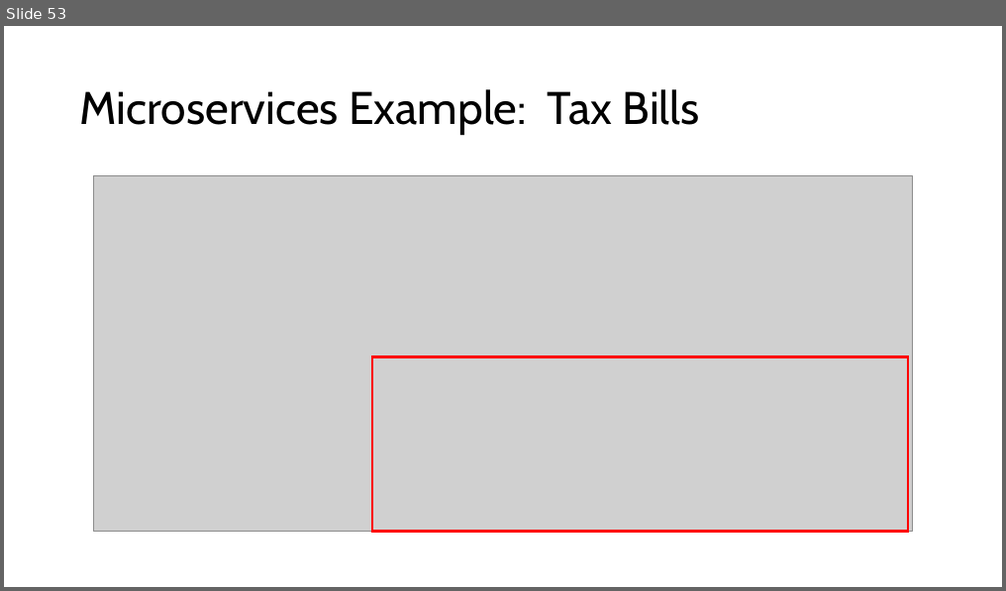
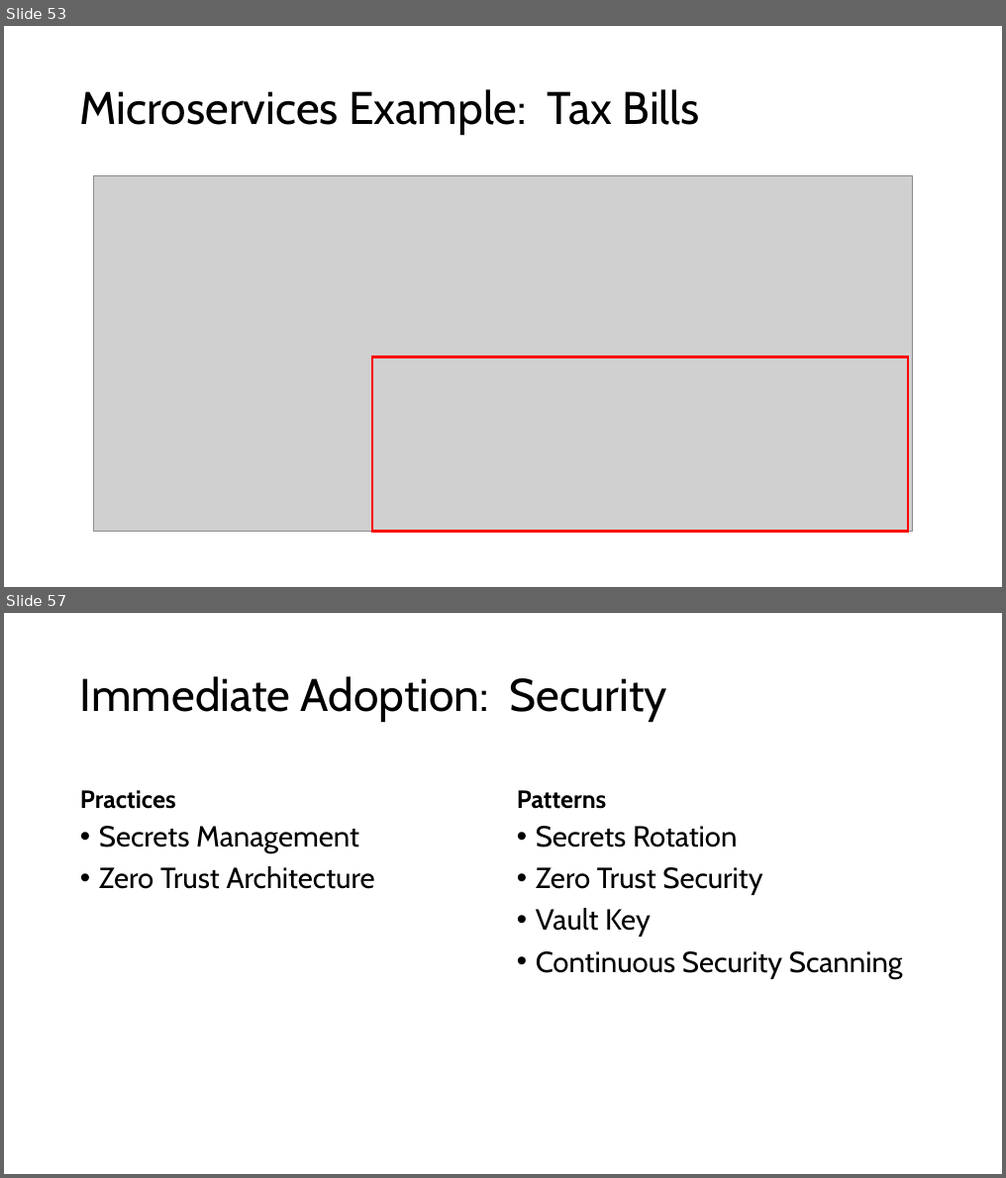
Before and after one commit to ericburcham/cloud-patterns-and-practices, a slide deck: Presentation.pptx. Shown one above the other, each under a label of ours: slide 53 before the commit, slides 53 and 57 after it; the slides between them are not shown. The pictures are 1006x591 and 1006x1178 pixels, drawn with LibreOffice and Linux fonts; fonts in the diff are those of the drawing; grey boxes stand for pictures. Boxes give left, top, right and bottom in pixels: in the first picture for what was removed or moved away, otherwise in the second. Text is boxed around its words. In the diff, an @@ line names an element or a change of style, - is before the commit and + after.

```diff
--- a/Presentation.pptx
+++ b/Presentation.pptx
@@ slide 57 added at (4, 613, 1002, 1174), background #FFFFFF @@
@@ title added at (80, 676, 667, 722), 44 pt, text #000000 @@
+Immediate Adoption: Security
@@ text added at (80, 790, 176, 809), 24 pt, text #000000, bold @@
+Practices
@@ text added at (517, 790, 607, 809), 24 pt, text #000000, bold @@
+Patterns
@@ text added at (99, 826, 375, 889), 28 pt, text #000000 @@
+• Secrets Management
+• Zero Trust Architecture
@@ text added at (536, 826, 903, 979), 28 pt, text #000000 @@
+• Secrets Rotation
+• Zero Trust Security
+• Vault Key
+• Continuous Security Scanning
```
Also in this commit, not shown: 2 slides changed, 34 other slides added, 1 other file.
